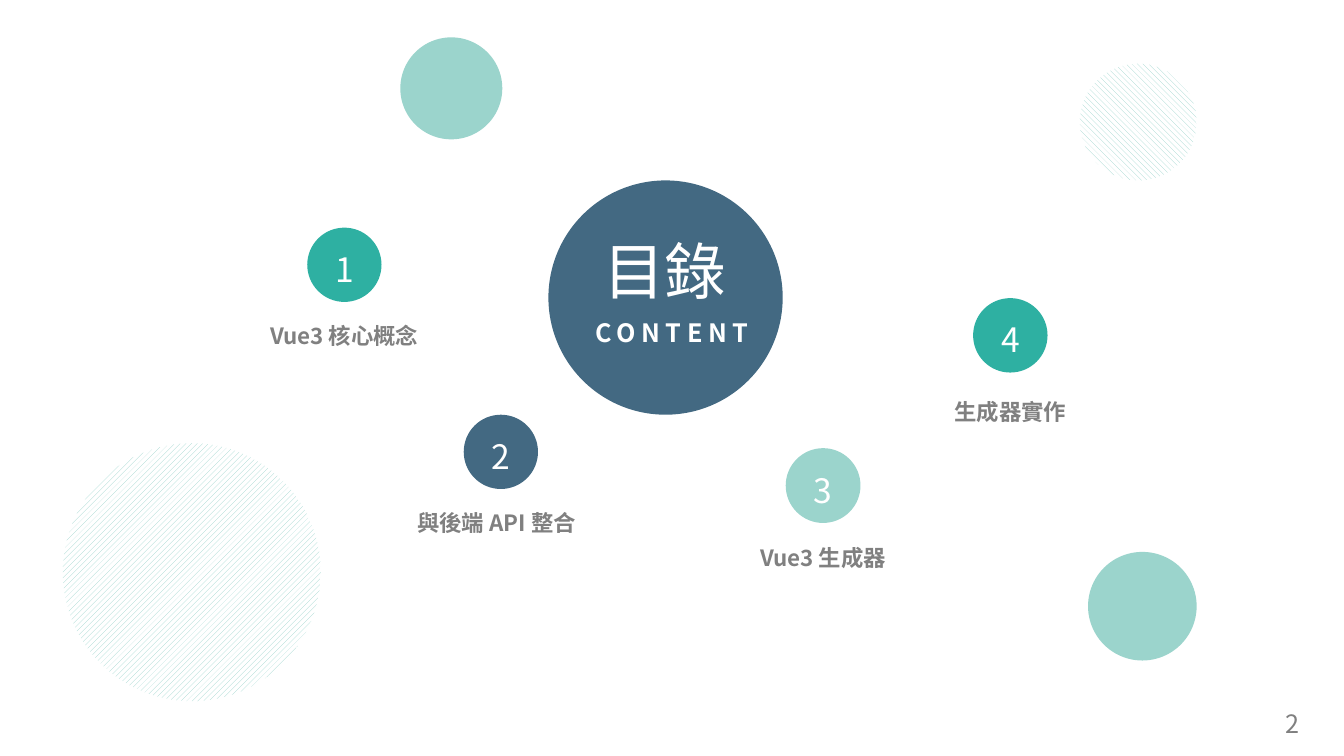
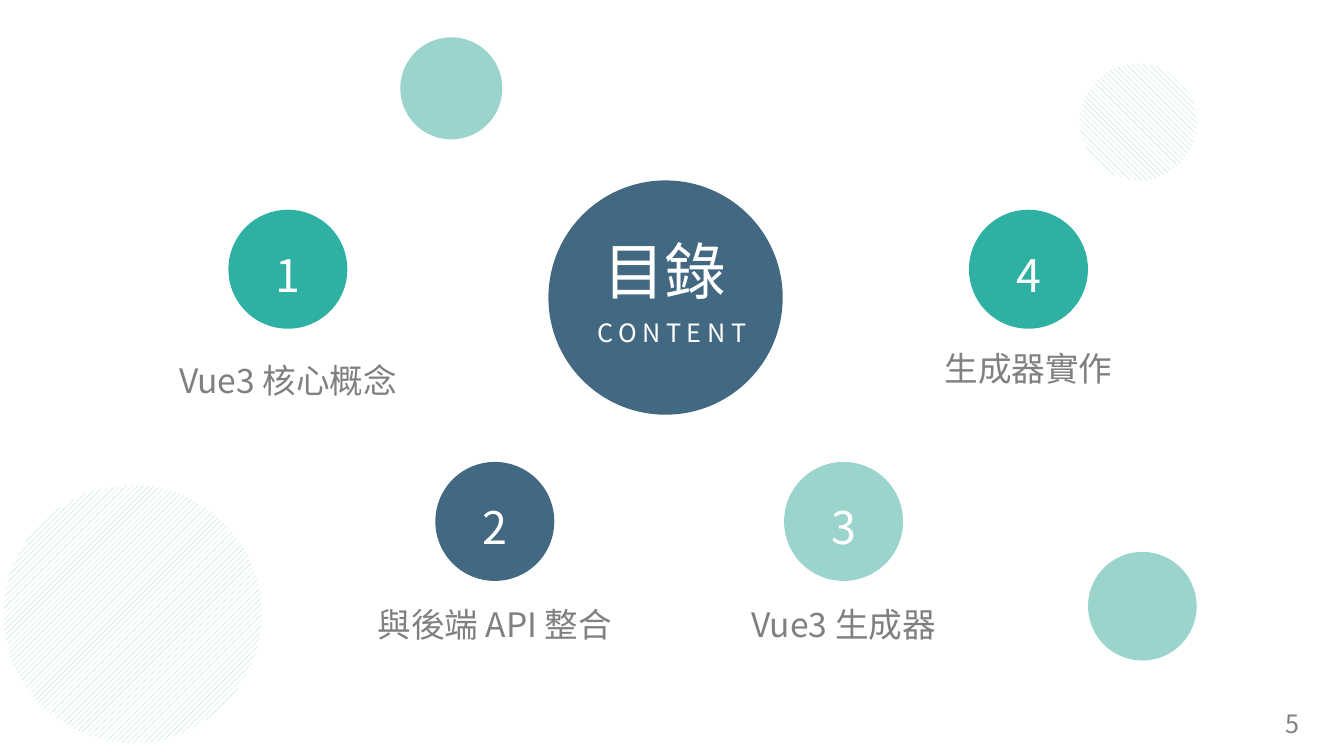
Before and after one commit to arx827/myDrive, a slide deck: slide 5 of Vue.js 從基礎到協作.pptx (slide 2 before the commit). Drawn at 1344x756 pixels with LibreOffice and Linux fonts; fonts in the diff are those of the drawing. Boxes give left, top, right and bottom in pixels: in the first picture for what was removed or moved away, otherwise in the second. Text is boxed around its words. In the diff, an @@ line names an element or a change of style, - is before the commit and + after.

```diff
--- a/Vue.js 從基礎到協作.pptx
+++ b/Vue.js 從基礎到協作.pptx
@@ freeform shape "1" resized from (x1=308, y1=228, x2=382, y2=302) to (x1=229, y1=210, x2=348, y2=329) @@
@@ size 24 to 32 pt in 4 elements at (x1=229, y1=210, x2=348, y2=329), (x1=784, y1=462, x2=903, y2=581), (x1=436, y1=462, x2=555, y2=581), (x1=969, y1=210, x2=1088, y2=329) @@
@@ freeform shape "4" resized from (x1=973, y1=298, x2=1048, y2=373) to (x1=969, y1=210, x2=1088, y2=329) @@
@@ text "CONTENT" at (x1=597, y1=323, x2=746, y2=343): bold off @@
@@ text "Vue3 核心概念" moved from (x1=270, y1=325, x2=418, y2=346) to (x1=179, y1=364, x2=397, y2=396) @@
@@ text "生成器實作" moved from (x1=955, y1=401, x2=1067, y2=422) to (x1=944, y1=353, x2=1112, y2=384) @@
@@ freeform shape "2" resized from (x1=464, y1=414, x2=538, y2=489) to (x1=436, y1=462, x2=555, y2=581) @@
@@ freeform shape "3" resized from (x1=785, y1=449, x2=860, y2=523) to (x1=784, y1=462, x2=903, y2=581) @@
@@ ellipse moved from (x1=63, y1=444, x2=321, y2=702) to (x1=4, y1=485, x2=262, y2=743) @@
@@ size 16 to 24 pt, bold off in 4 elements at (x1=944, y1=353, x2=1112, y2=384), (x1=179, y1=364, x2=397, y2=396), (x1=752, y1=609, x2=936, y2=640), (x1=378, y1=609, x2=612, y2=640) @@
@@ text "與後端 API 整合" moved from (x1=417, y1=512, x2=576, y2=533) to (x1=378, y1=609, x2=612, y2=640) @@
@@ text "Vue3 生成器" moved from (x1=760, y1=547, x2=886, y2=568) to (x1=752, y1=609, x2=936, y2=640) @@
@@ page number at (x1=1286, y1=714, x2=1300, y2=733): text changed @@
-2
+5
```
Also in this commit, not shown: 27 other slides changed, 5 slides added, 1 other file.
